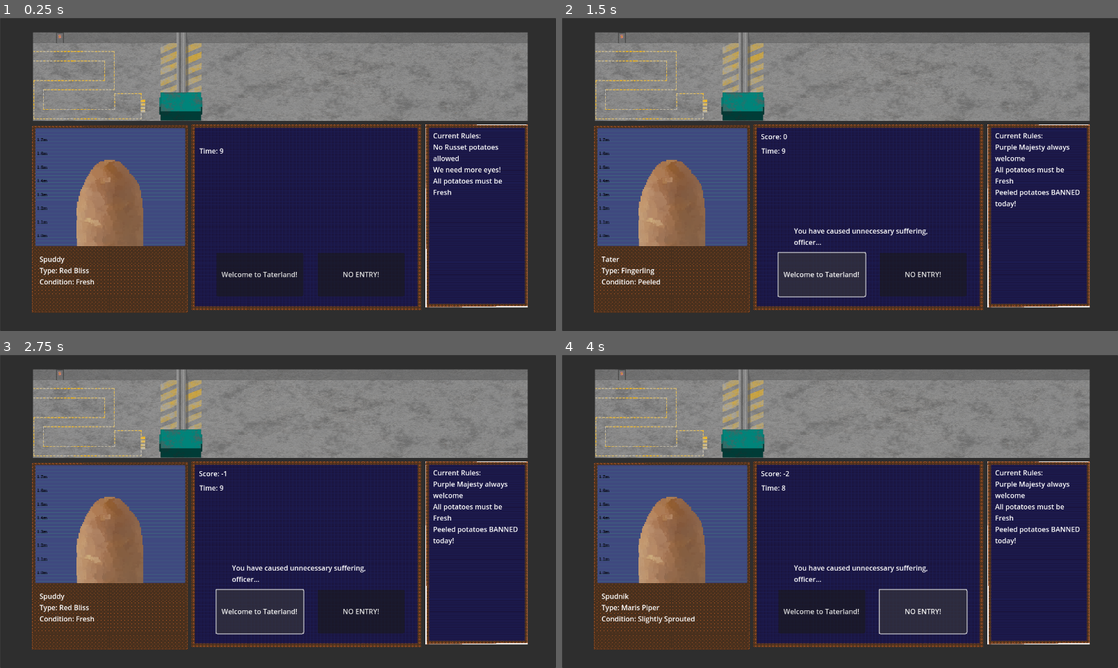
Above: before the commit, frames 1-4 (two rows, left to right).
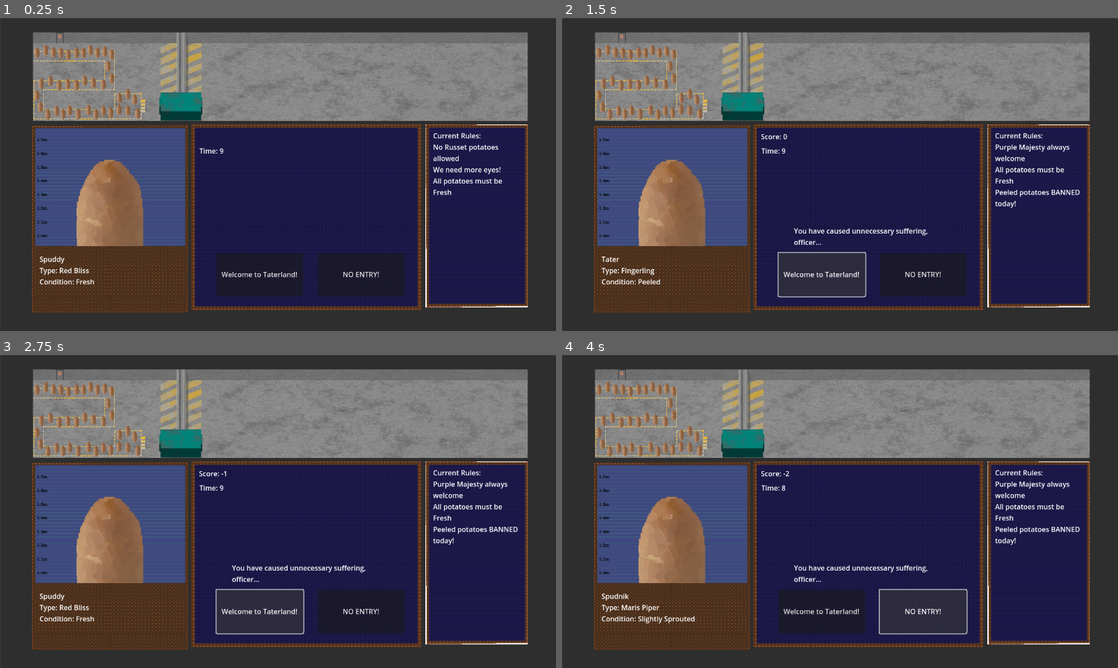
Above: after the commit, the same moments.

Repository: Lost-Rabbit-Digital/SpudCustoms
Game: Godot game, scene res://mainGame.tscn
The game is run twice, just before and just after one commit, with the same random seed, the same clock (stepped at 60 frames per second) and the same inputs.
Inputs:
- Up to frame 1 (0.25 s): no input
- Up to frame 2 (1.5 s): click "Welcome to Taterland!" at 0.5 s; click "Welcome to Taterland!" at 1.25 s
- Up to frame 3 (2.75 s): click "Welcome to Taterland!" at 2 s
- Up to frame 4 (4 s): click "NO ENTRY!" at 2.75 s

The runs differ from the first frame. In frame 1, 1.0% of the frame differs, in the area x 6-26%, y 8-33%; in frame 2, 1.0%; in frame 3, 1.0%; in frame 4, 1.0%.

Commit message:
Added potato line

Diff:
--- a/mainGame.tscn
+++ b/mainGame.tscn
@@ -7,6 +7,7 @@
 [ext_resource type="Texture2D" uid="uid://40m827pn4r7y" path="res://evidence_panel.png" id="4_juy1b"]
 [ext_resource type="Texture2D" uid="uid://blc1si6nool21" path="res://world_panel.png" id="5_h10h2"]
 [ext_resource type="Texture2D" uid="uid://b0w31jf11twuk" path="res://potato_humanoids/heads/russet_burbank_potato (2).png" id="7_fe5kd"]
+[ext_resource type="Texture2D" uid="uid://kjlwp8d6npbd" path="res://Potato_line.png" id="8_s0lh3"]
 
 [node name="Node2D" type="Node2D"]
 script = ExtResource("1_s4bva")
@@ -93,6 +94,10 @@
 scale = Vector2(1.64844, 1.64844)
 texture = ExtResource("7_fe5kd")
 
+[node name="PotatoLine" type="Sprite2D" parent="."]
+position = Vector2(648, 137)
+texture = ExtResource("8_s0lh3")
+
 [connection signal="timeout" from="Timer" to="." method="_on_timer_timeout"]
 [connection signal="pressed" from="Button (WelcomeButton)" to="." method="_on_button_welcome_button_pressed"]
 [connection signal="pressed" from="Button (NoEntryButton)" to="." method="_on_button_no_entry_button_pressed"]
Binary file added: Potato_line.png
Not shown, added: Potato_line.png.import
Not shown: 1 places in mainGame.tscn that only renumber resources
